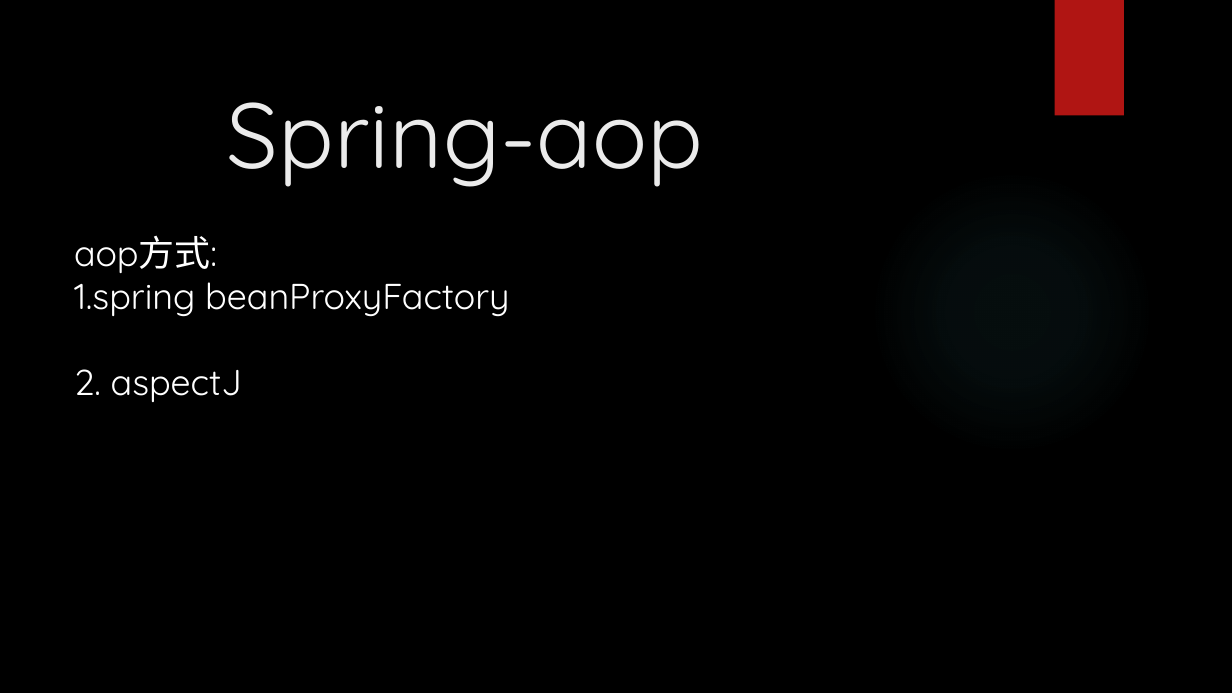
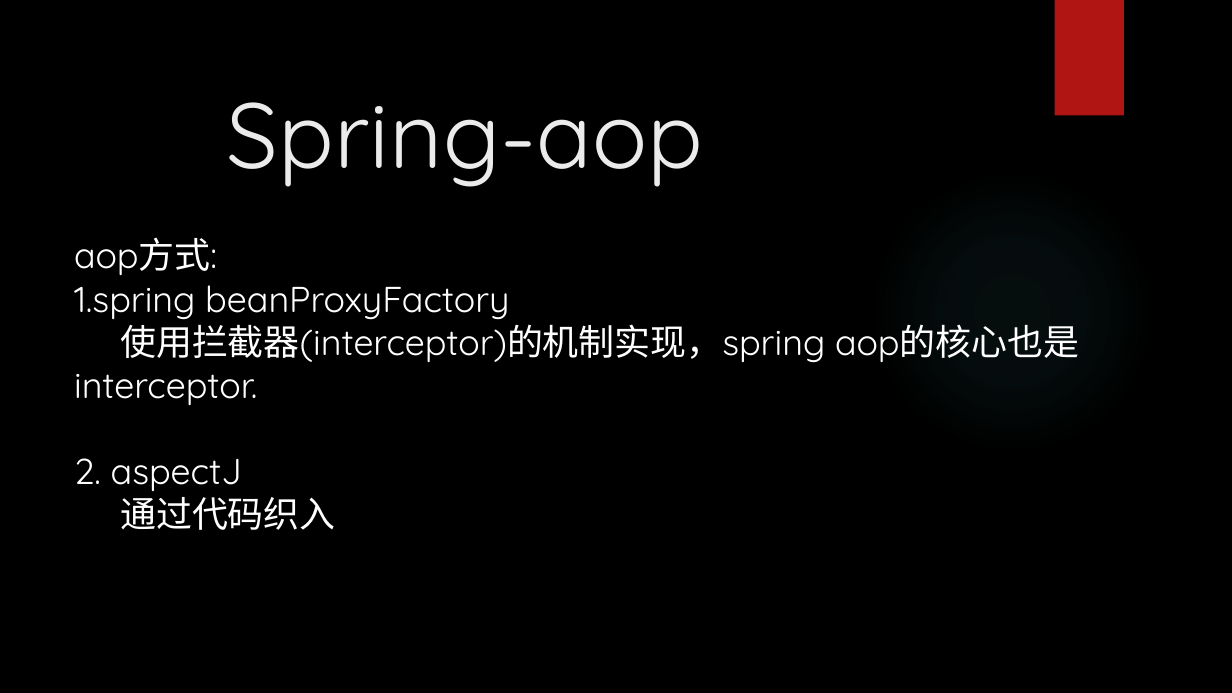
Before and after one commit to liuniudun/doc, a slide deck: slide 1 of Spring-aop.pptx. Drawn at 1232x693 pixels with LibreOffice and Linux fonts; fonts in the diff are those of the drawing; background and template pictures are left out. Boxes give left, top, right and bottom in pixels: in the first picture for what was removed or moved away, otherwise in the second. Text is boxed around its words. In the diff, an @@ line names an element or a change of style, - is before the commit and + after.

```diff
--- a/Spring-aop.pptx
+++ b/Spring-aop.pptx
@@ text at (120,318,825,363): paragraph added @@
+使用拦截器(interceptor)的机制实现，spring aop的核心也是interceptor.
@@ text at (120,497,335,530): paragraph added @@
+通过代码织入
```
Also in this commit, not shown: 1 other slide changed, 10 slides added, 1 other file.
